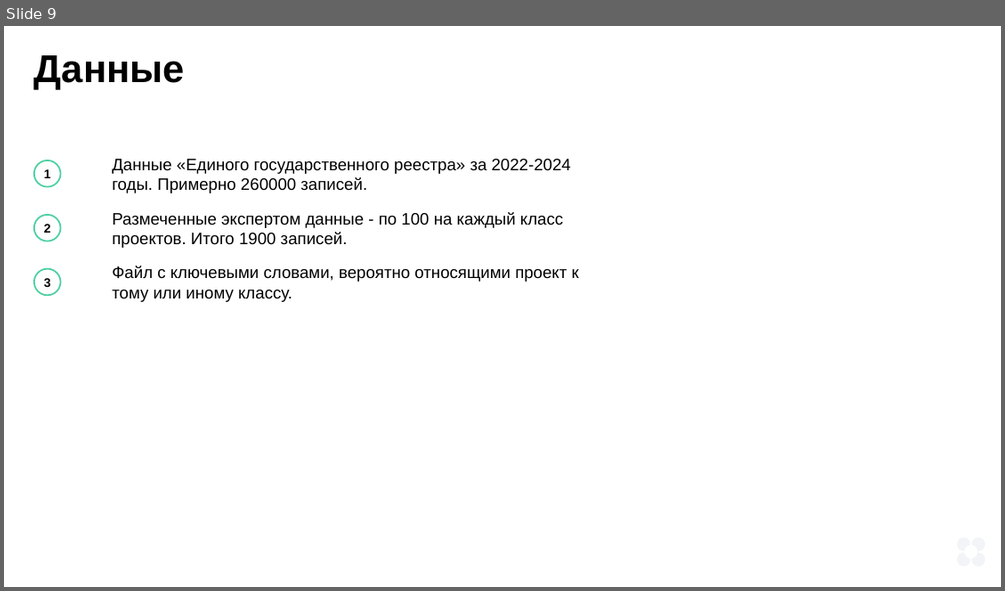
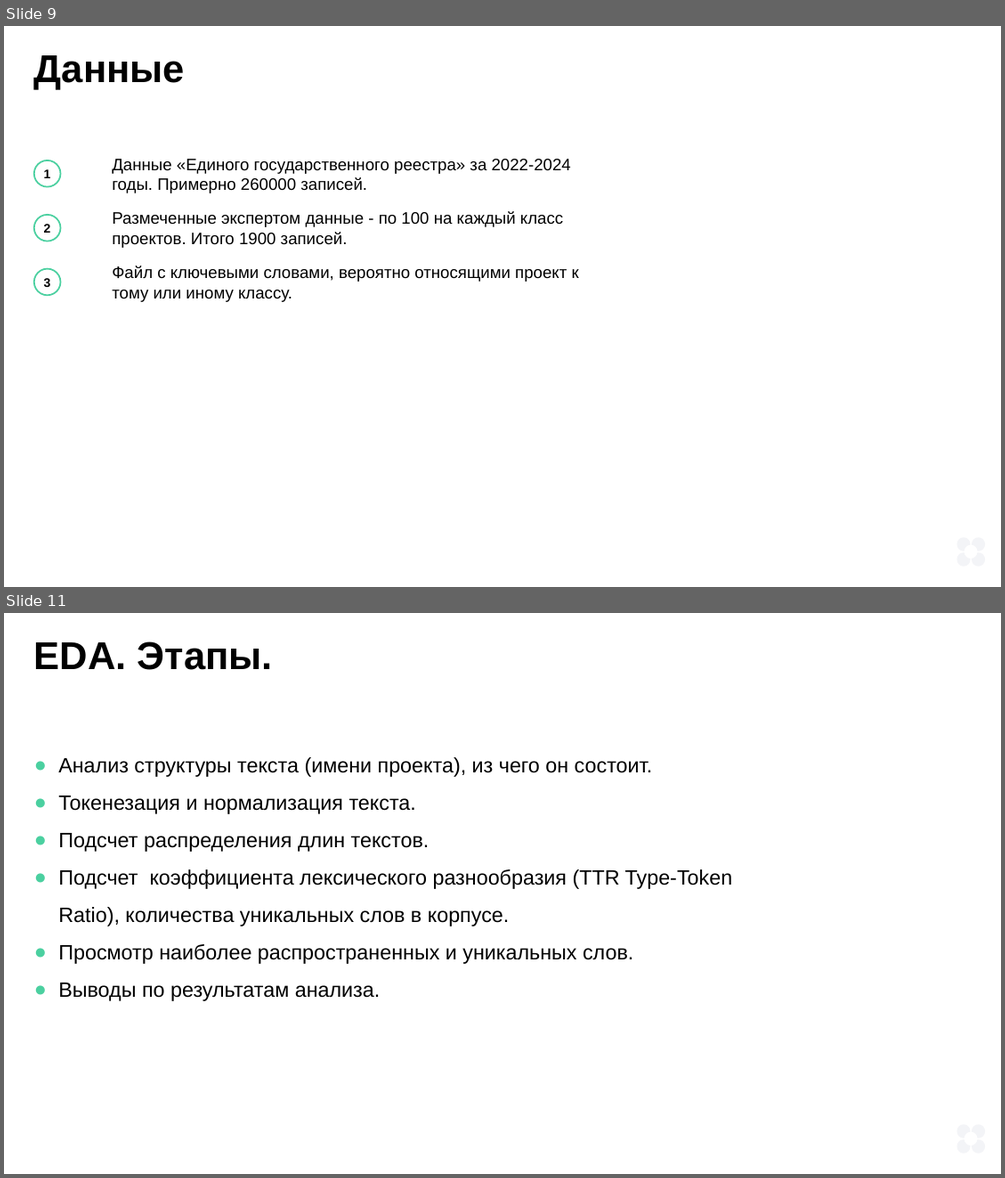
Before and after one commit to tyan/ML_learn, a slide deck: Diploma/presentation.pptx. Shown one above the other, each under a label of ours: slide 9 before the commit, slides 9 and 11 after it; the slides between them are not shown. The pictures are 1005x591 and 1005x1178 pixels, drawn with LibreOffice and Linux fonts; fonts in the diff are those of the drawing. Boxes give left, top, right and bottom in pixels: in the first picture for what was removed or moved away, otherwise in the second. Text is boxed around its words. In the diff, an @@ line names an element or a change of style, - is before the commit and + after.

```diff
--- a/Diploma/presentation.pptx
+++ b/Diploma/presentation.pptx
@@ slide 11 added at bbox=[4, 613, 1001, 1174], background #FFFFFF; not listed: 4 template elements that a slide beside it also shows @@
@@ text added at bbox=[34, 641, 273, 670], 56 pt, text #000000, bold @@
+EDA. Этапы.
@@ text added at bbox=[58, 757, 733, 1001], 30 pt, text #000000 @@
+● Анализ структуры текста (имени проекта), из чего он состоит.
+● Токенезация и нормализация текста.
+● Подсчет распределения длин текстов.
+● Подсчет коэффициента лексического разнообразия (TTR Type‑Token Ratio), количества уникальных слов в корпусе.
+● Просмотр наиболее распространенных и уникальных слов.
+● Выводы по результатам анализа.
```
Also in this commit, not shown: 20 other slides changed, 9 other slides added, 1 other file.
